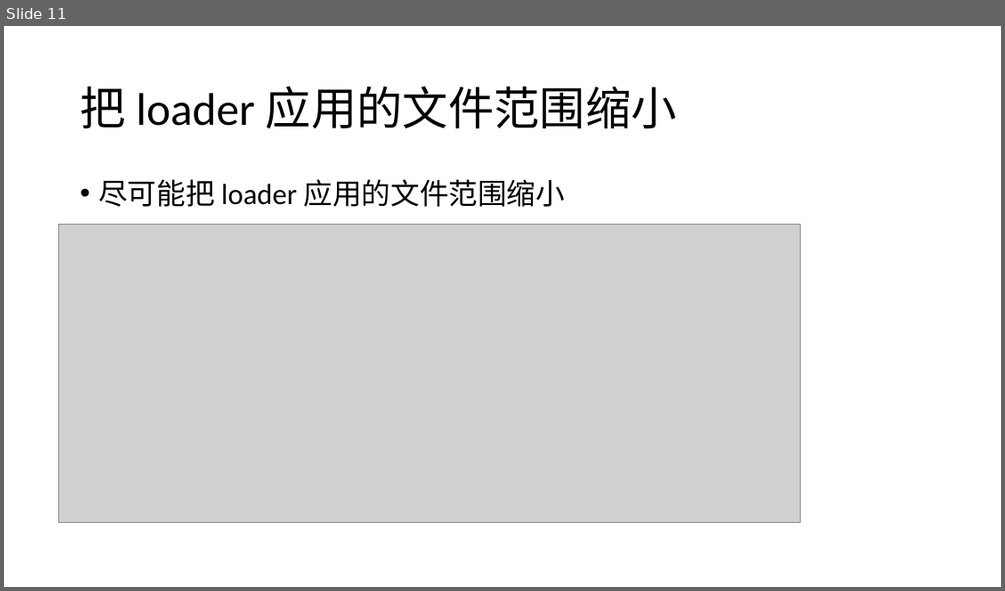
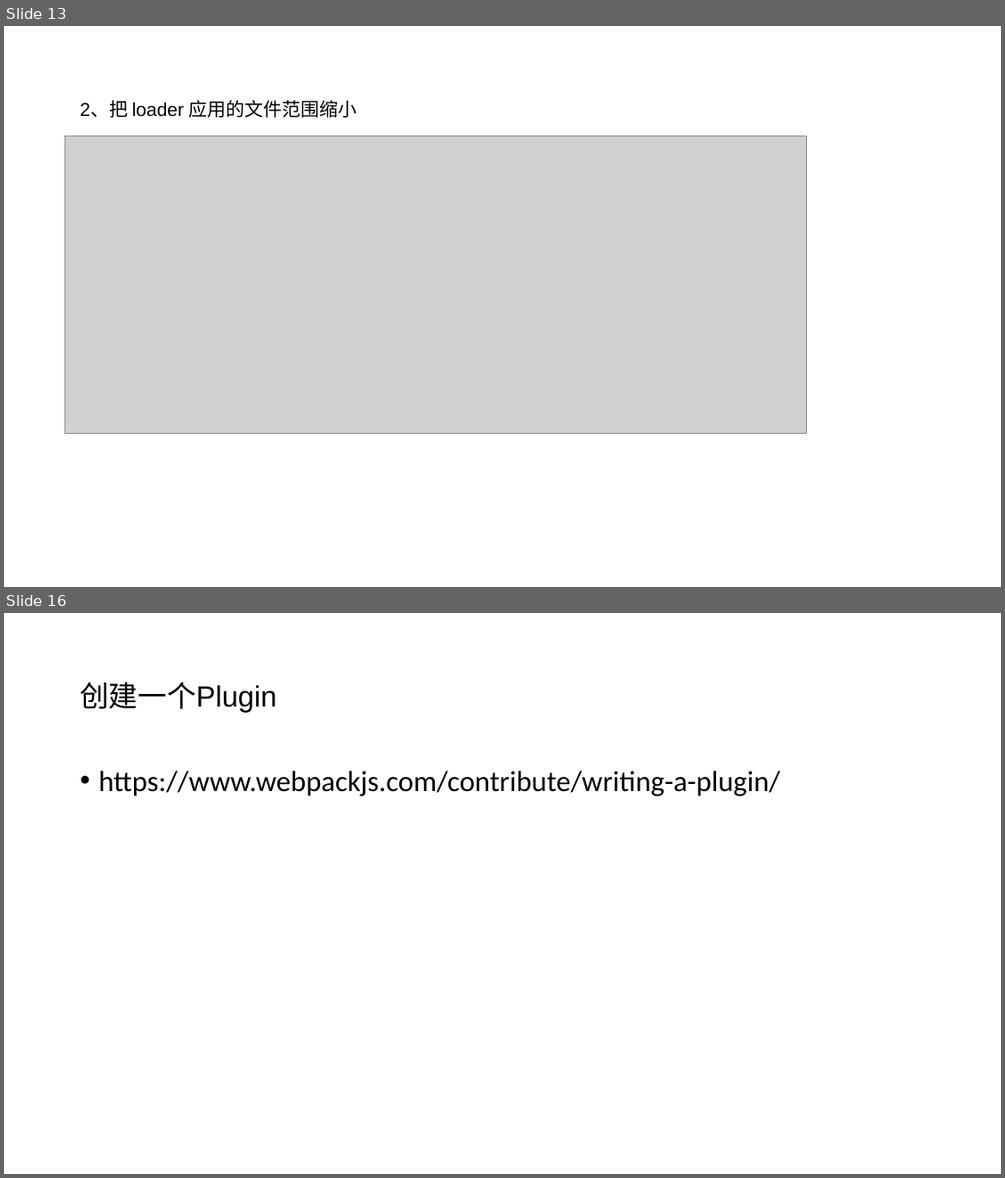
Before and after one commit to SmartWuJun/Demo, a slide deck: webpack.pptx. Shown one above the other, each under a label of ours: slide 11 before the commit, slides 13 and 16 after it; the slides between them are not shown. The pictures are 1005x591 and 1005x1178 pixels, drawn with LibreOffice and Linux fonts; fonts in the diff are those of the drawing; grey boxes stand for pictures. Boxes give left, top, right and bottom in pixels: in the first picture for what was removed or moved away, otherwise in the second. Text is boxed around its words. In the diff, an @@ line names an element or a change of style, - is before the commit and + after.

```diff
--- a/webpack.pptx
+++ b/webpack.pptx
@@ slide 16 added at [4, 613, 1001, 1174], background #FFFFFF @@
@@ title added at [80, 682, 276, 713], 28 pt, text #000000 @@
+创建一个Plugin
@@ text added at [98, 771, 780, 796], 28 pt, text #000000 @@
+• https://www.webpackjs.com/contribute/writing-a-plugin/
@@ what was slide 11 is now slide 13 @@
@@ slide 13 changed as well @@
@@ title at [80, 100, 357, 118]: text changed; size 44 to 18 pt; font Calibri to Arial @@
-把 loader 应用的文件范围缩小
+2、把 loader 应用的文件范围缩小
@@ picture: place and size @@
-picture at [58, 224, 801, 522]
+picture at [65, 136, 807, 434]
@@ text removed at [98, 179, 566, 207] @@
-• 尽可能把 loader 应用的文件范围缩小
```
Also in this commit, not shown: 9 other slides changed, 5 other slides added, 2 slides removed, 7 other files.
